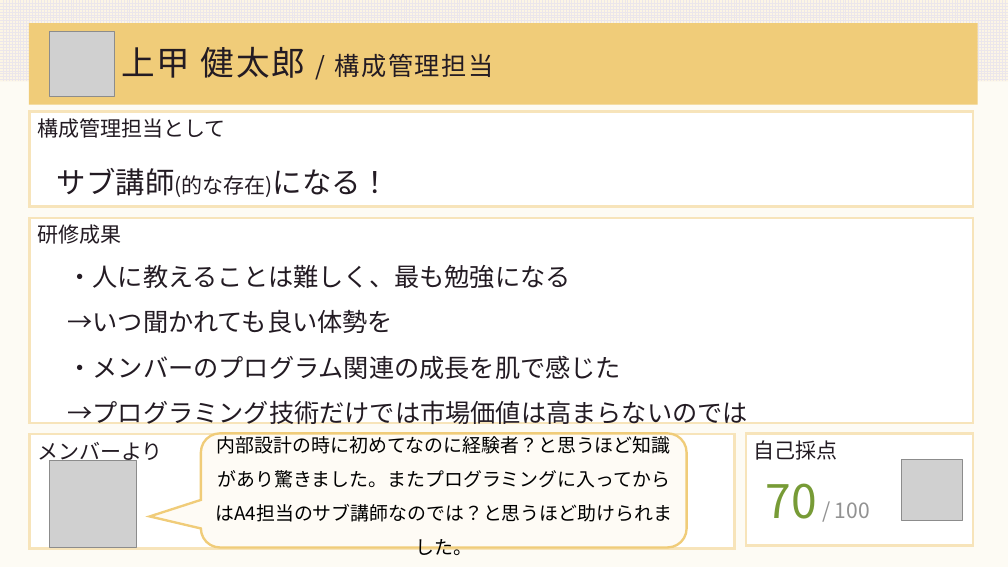
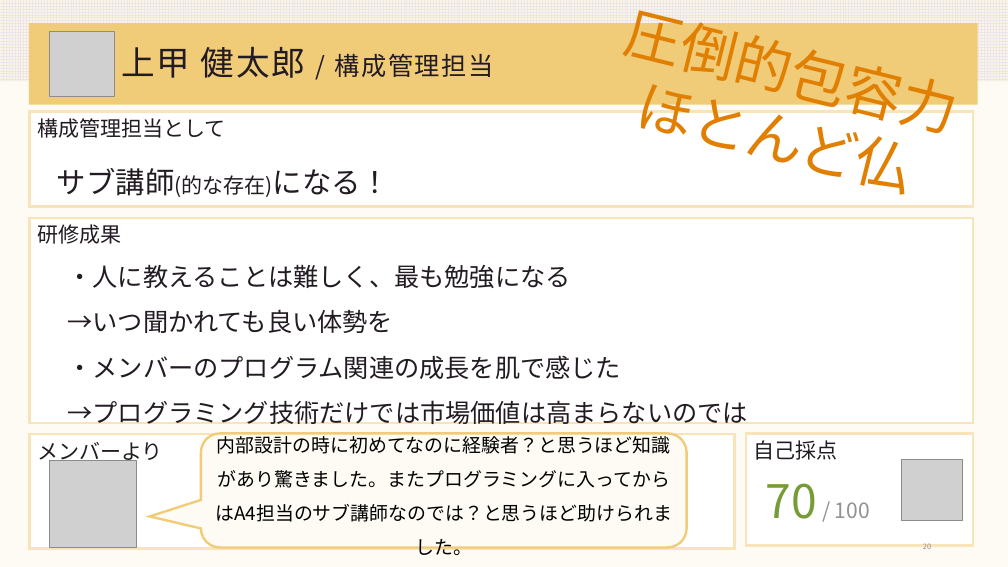
Before and after one commit to DOJO-2021/A-4, a slide deck: slide 20 of documents/worldMap発表資料改良.pptx. Drawn at 1008x567 pixels with LibreOffice and Linux fonts; fonts in the diff are those of the drawing; grey boxes stand for pictures. Boxes give left, top, right and bottom in pixels: in the first picture for what was removed or moved away, otherwise in the second. Text is boxed around its words. In the diff, an @@ line names an element or a change of style, - is before the commit and + after.

```diff
--- a/documents/worldMap発表資料改良.pptx
+++ b/documents/worldMap発表資料改良.pptx
@@ text added at box(621, 0, 952, 193), 54 pt, text #E07F02 @@
+圧倒的包容力
+ほとんど仏
@@ page number added at box(923, 544, 931, 549), 7 pt, text #8D8D8D @@
+20
```
Also in this commit, not shown: 28 other slides changed, 2 slides added, 1 other file.
